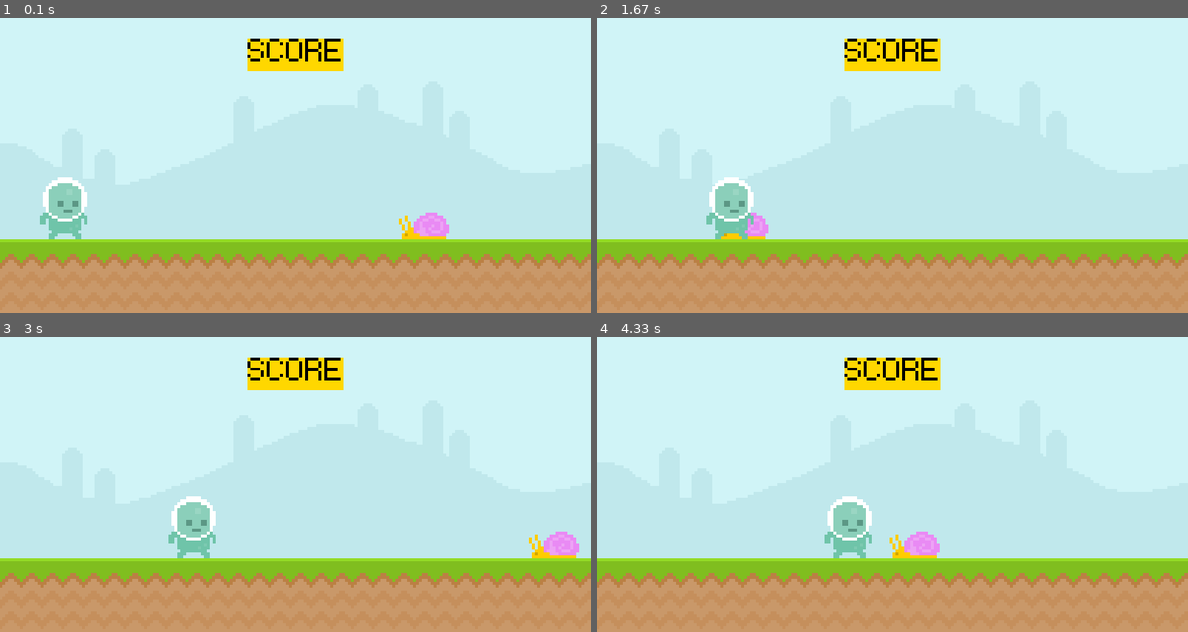
Above: before the commit, frames 1-4 (two rows, left to right).
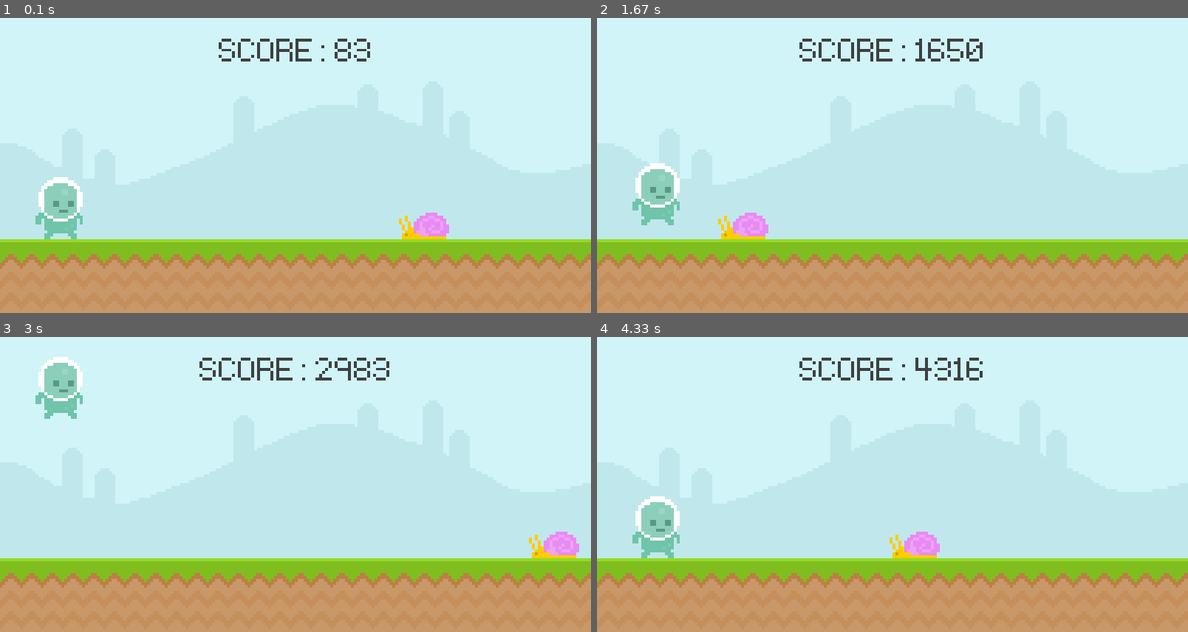
Above: after the commit, the same moments.

Repository: srkzz/Simple-PyGame
Game: pygame game, started from main.py
Same seed, same stepped clock (60 frames per second), same inputs: the game is played once before the commit and once after it.
Inputs (mouse positions are in pixels of both pictures, inside the frame that each line leads up to):
- Up to frame 1 (0.1 s): no input
- Up to frame 2 (1.67 s): press the mouse at (656, 206) at 0.37 s; move the mouse to (762, 147) at 0.47 s; release the mouse at (868, 85) at 0.6 s; press the mouse at (656, 68) at 0.7 s; move the mouse to (667, 159) at 0.8 s; release the mouse at (685, 251) at 0.93 s; press the mouse at (656, 206) at 1.03 s; move the mouse to (715, 162) at 1.13 s; release the mouse at (768, 118) at 1.27 s
- Up to frame 3 (3 s): tap Space at 1.83 s; hold Space 2.17-2.63 s; press the mouse at (59, 525) at 2.7 s; move the mouse to (248, 493) at 2.8 s; release the mouse at (443, 457) at 2.93 s
- Up to frame 4 (4.33 s): press the mouse at (656, 525) at 3.53 s; move the mouse to (685, 508) at 3.63 s; release the mouse at (715, 487) at 3.77 s

The runs differ from the first frame. In frame 1, 2.7% of the frame differs, in the area x 6-63%, y 7-75%; in frame 2, 4.7%; in frame 3, 4.7%, in the area x 6-66%, y 6-75%; in frame 4, 4.7%.

Commit message:
2º Commit - jogo basico de python com pygame para usar as bases de python, desenvolver mais conhecimentos e aprofundar a logistica de pensamento

Diff:
--- a/main.py
+++ b/main.py
@@ -1,25 +1,35 @@
 import pygame
 from sys import exit
+
+
+def display_score():
+    current_time = pygame.time.get_ticks() - tempo_inicio
+    score_surf = test_font.render(f'SCORE: {current_time}', False, (64, 64, 64))
+    score_rect = score_surf.get_rect(center=(400, 50))
+    screen.blit(score_surf, score_rect)
+
 
 pygame.init()
 screen = pygame.display.set_mode((800, 400))
 pygame.display.set_caption('Runner')
 clock = pygame.time.Clock()
 test_font = pygame.font.Font('font/PixelType.ttf', 70)
+game_active = True
+tempo_inicio = 0
 
 sky_surface = pygame.image.load('graphics/Sky.png').convert()
 ground_surface = pygame.image.load('graphics/ground.png').convert()
 
 # text_surf = test_font.render('O MEU JOGO', False, 'Black')
-
-score_surf = test_font.render('SCORE', False, 'Black')
-score_rect = score_surf.get_rect(center=(400, 50))
+restart_surf = test_font.render('SPACE para jogar outra vez!', False, 'White')
+restart_rect = restart_surf.get_rect(center=(400, 200))
 
 snail_surf = pygame.image.load('graphics/snail/snail1.png').convert_alpha()
 snail_rect = snail_surf.get_rect(midbottom=(600, 300))
 
 player_surf = pygame.image.load('graphics/player/player_walk_1.png').convert_alpha()
 player_rect = player_surf.get_rect(midbottom=(80, 300))
+player_gravity = 0
 
 while True:
     for event in pygame.event.get():
@@ -27,31 +37,57 @@
             pygame.quit()
             exit()
 
+        if game_active:
+            if event.type == pygame.MOUSEBUTTONDOWN:  # qualquer butao do rato premido
+                if player_rect.collidepoint(event.pos) and player_rect.bottom >= 300:
+                    player_gravity = -20  # diminuir a gravidade quando saltamos
+
+            if event.type == pygame.KEYDOWN:  # seta para baixo premida
+                if event.key == pygame.K_SPACE and player_rect.bottom >= 300:
+                    player_gravity = -20  # diminuir a gravidade quando saltamos
+        else:
+            if event.type == pygame.KEYDOWN and event.key == pygame.K_SPACE:
+                game_active = True
+                tempo_inicio = pygame.time.get_ticks()
+
         # if event.type == pygame.MOUSEMOTION:
         #   print(event.pos) , outra função para mouse tracking
         # if player_rect.collidepoint(event.pos): print('collision')
 
         # todos os elementos aqui
         # update a tudo aqui
+    if game_active:  # jogo em si
+        screen.blit(sky_surface, (0, 0))
+        screen.blit(ground_surface, (0, 300))
+        # pygame.draw.rect(screen, 'Gold', score_rect)
+        # pygame.draw.rect(screen, 'Gold', score_rect, 10)
+        # screen.blit(score_surf, score_rect)
+        display_score()
 
-    screen.blit(sky_surface, (0, 0))
-    screen.blit(ground_surface, (0, 300))
-    # screen.blit(text_surf, (300, 50))
-    # pygame.draw.line(screen, 'Orange', (0, 0), (800, 400))
-    pygame.draw.rect(screen, 'Gold', score_rect)
-    pygame.draw.rect(screen, 'Gold', score_rect, 10)
-    screen.blit(score_surf, score_rect)
-    snail_rect.x -= 4
-    if snail_rect.right <= 0: snail_rect.left = 800
-    screen.blit(snail_surf, snail_rect)
-    player_rect.left += 1
-    screen.blit(player_surf, player_rect)
+        # caracol
+        snail_rect.x -= 4
+        if snail_rect.right <= 0: snail_rect.left = 800
+        screen.blit(snail_surf, snail_rect)
 
-    #  if player_rect.colliderect(snail_rect):
-    #      print('collision')
-    # mouse_pos = pygame.mouse.get_pos()  # buscar a posiçao do rato
-    # if player_rect.collidepoint(mouse_pos):  # ponto de colisao com algo
-    #   print(pygame.mouse.get_pressed())
+        # Jogador
+        player_gravity += 1  # aumentar a gravidade
+        player_rect.y += player_gravity  # relativo ao eixo
+        if player_rect.bottom >= 300: player_rect.bottom = 300  # limites de terreno por causa do loop aumentar a gravidade
+        screen.blit(player_surf, player_rect)
+
+        #  if player_rect.colliderect(snail_rect):
+        #      print('collision')
+        # mouse_pos = pygame.mouse.get_pos()  # buscar a posiçao do rato
+        # if player_rect.collidepoint(mouse_pos):  # ponto de colisao com algo
+        #   print(pygame.mouse.get_pressed())
+
+        # colisão
+        if snail_rect.colliderect(player_rect):
+            game_active = False
+    else:  # intro // menu
+        screen.fill('Black')
+        screen.blit(restart_surf, restart_rect)
+        if snail_rect.colliderect(player_rect): snail_rect.left = 800
 
     pygame.display.update()
     clock.tick(60)
